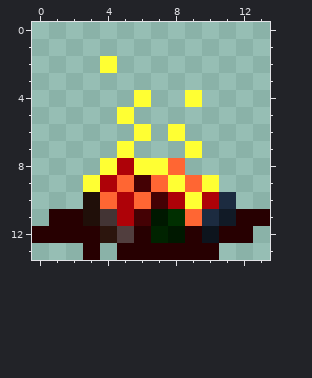
Two states of a pixel-art sprite, sprites/6b.png. That is the earlier state.
The file is 14x14 pixels. Colours within 5 levels of each other are drawn and written as one.
The result:
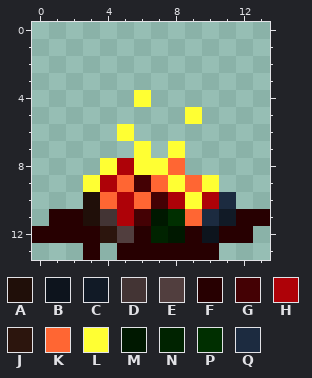
Palette (. is transparent): A #200f09  B #0d141d  C #111a26  D #433434  E #513e3e  F #270001  G #440104  H #ae0208  J #2c150d  K #ff6633  L #ffff33  M #001800  N #002300  P #002f00  Q #1c2b40
Difference:
@@ x 0..13 @@
  1 ..............
- 2 ....L.........
+ 2 ..............
  3 ..............
- 4 ......L..L....
- 5 .....L........
- 6 ......L.L.....
- 7 .....L...L....
+ 4 ......L.......
+ 5 .........L....
+ 6 .....L........
+ 7 ......L.L.....
  8 ....LHLLK.....
Changed places in both pictures, as pixel boxes (x1, y1, x2, y2):
changed: (100, 56, 202, 158)
